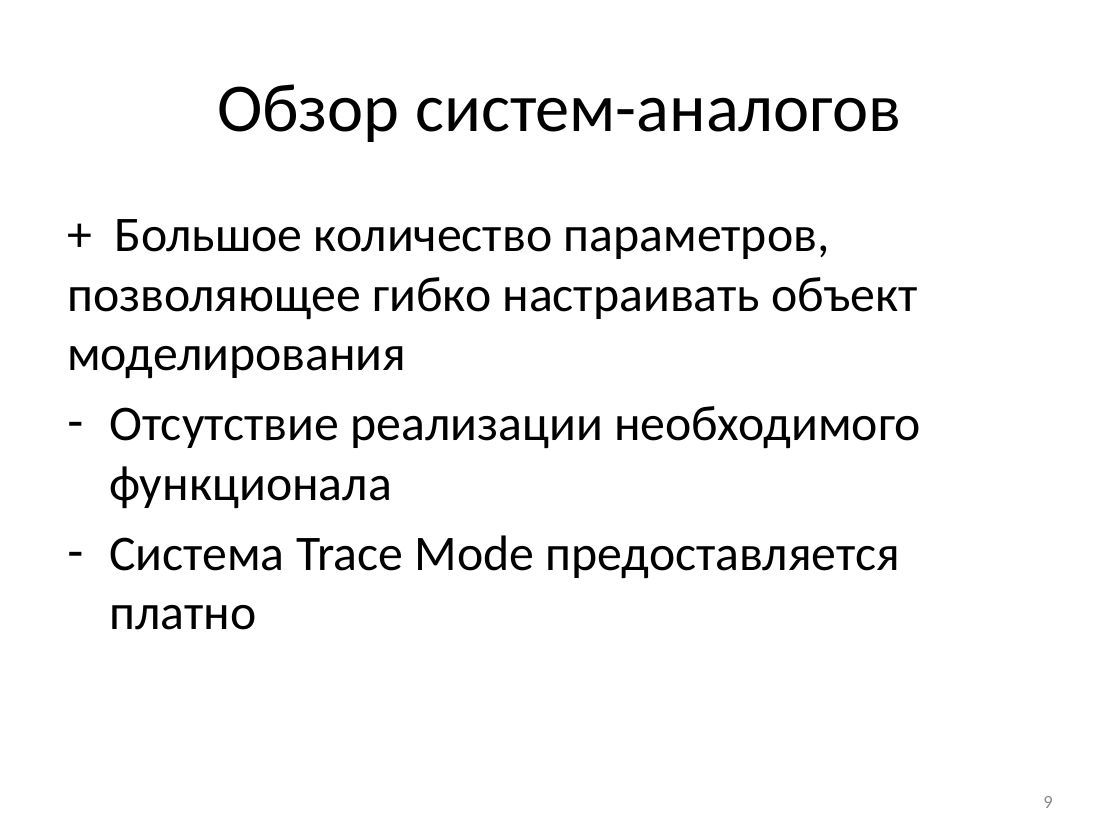
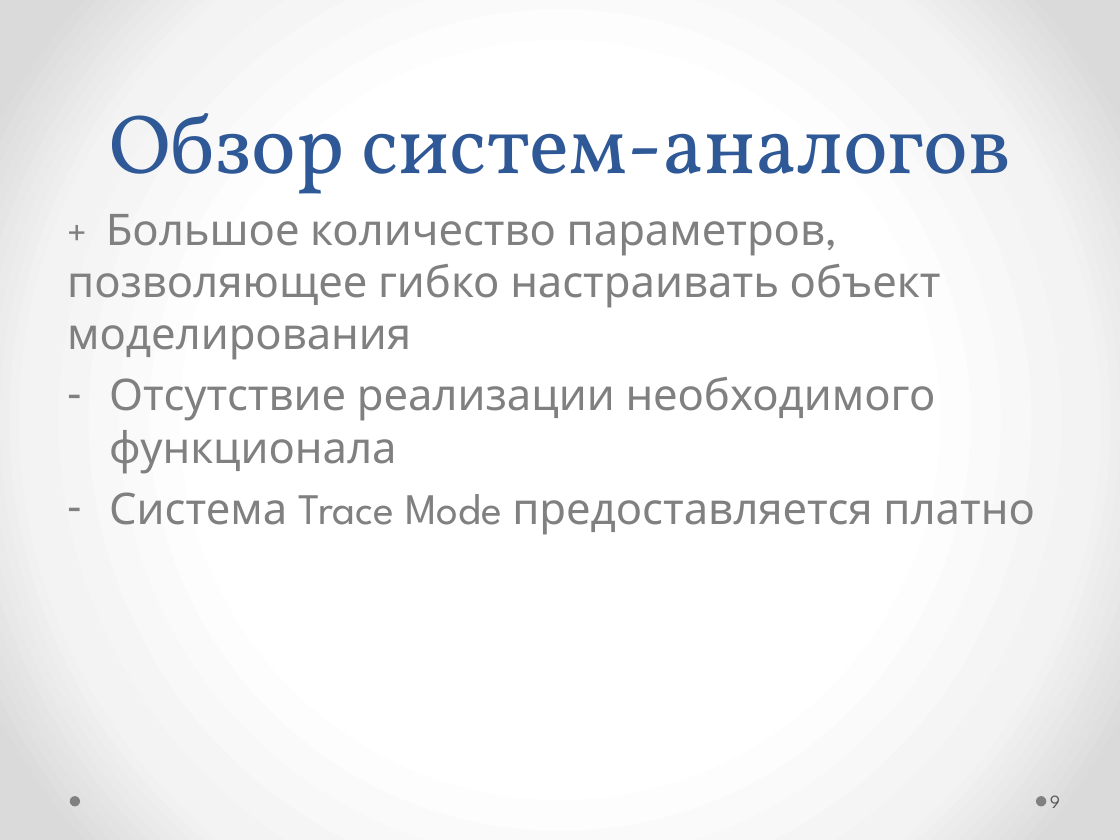
Before and after one commit to Morgan163/diplom, a slide deck: slide 9 of Автоматизированная система моделирования волоконно-оптических датчиков со структурным резервированием.pptx. Drawn at 1120x840 pixels with LibreOffice and Linux fonts; fonts in the diff are those of the drawing. Boxes give left, top, right and bottom in pixels: in the first picture for what was removed or moved away, otherwise in the second. Text is boxed around its words. In the diff, an @@ line names an element or a change of style, - is before the commit and + after.

```diff
--- a/Автоматизированная система моделирования волоконно-оптических датчиков со структурным резервированием.pptx
+++ b/Автоматизированная система моделирования волоконно-оптических датчиков со структурным резервированием.pptx
@@ background #FFFFFF to gradient #FFFFFF to #F4F4F4 to #DADADA @@
@@ title "Обзор систем-аналогов" moved from (x1=217, y1=84, x2=901, y2=142) to (x1=109, y1=113, x2=1011, y2=194) @@
@@ title "Обзор систем-аналогов" at (x1=109, y1=113, x2=1011, y2=194): size 44 to 54 pt, font Calibri to Vollkorn, text colour #000000 to #2F5897; line spacing 1 to 58pt; vertical alignment middle to bottom @@
@@ text "+ Большое количество параметров, позволяющее ..." at (x1=67, y1=214, x2=1034, y2=535): size 32 to 24 pt in "+"; size 32 to 28 pt, font Calibri to League Spartan, text colour #000000 to #808080 @@
@@ page number moved from (x1=1043, y1=796, x2=1052, y2=808) to (x1=1050, y1=795, x2=1060, y2=808) @@
@@ page number at (x1=1050, y1=795, x2=1060, y2=808): font Calibri to League Spartan, text colour #8C8C8C to #595959; alignment right to left @@
@@ ellipse added at (x1=69, y1=796, x2=80, y2=806), fill #808080 @@
@@ ellipse added at (x1=1036, y1=796, x2=1046, y2=806), fill #808080 @@
```
Also in this commit, not shown: 8 other slides changed, 9 slides added, 9 other files.
